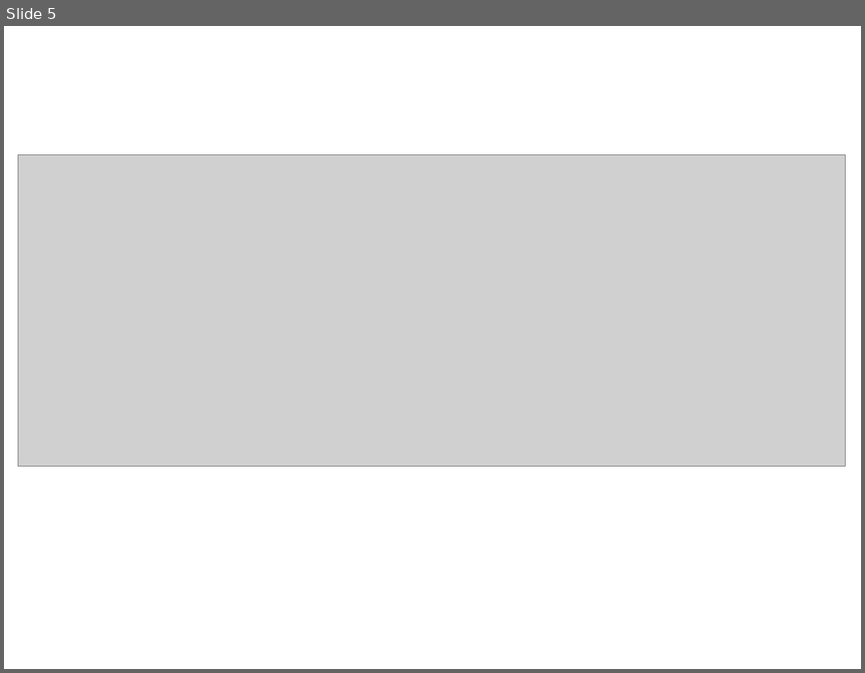
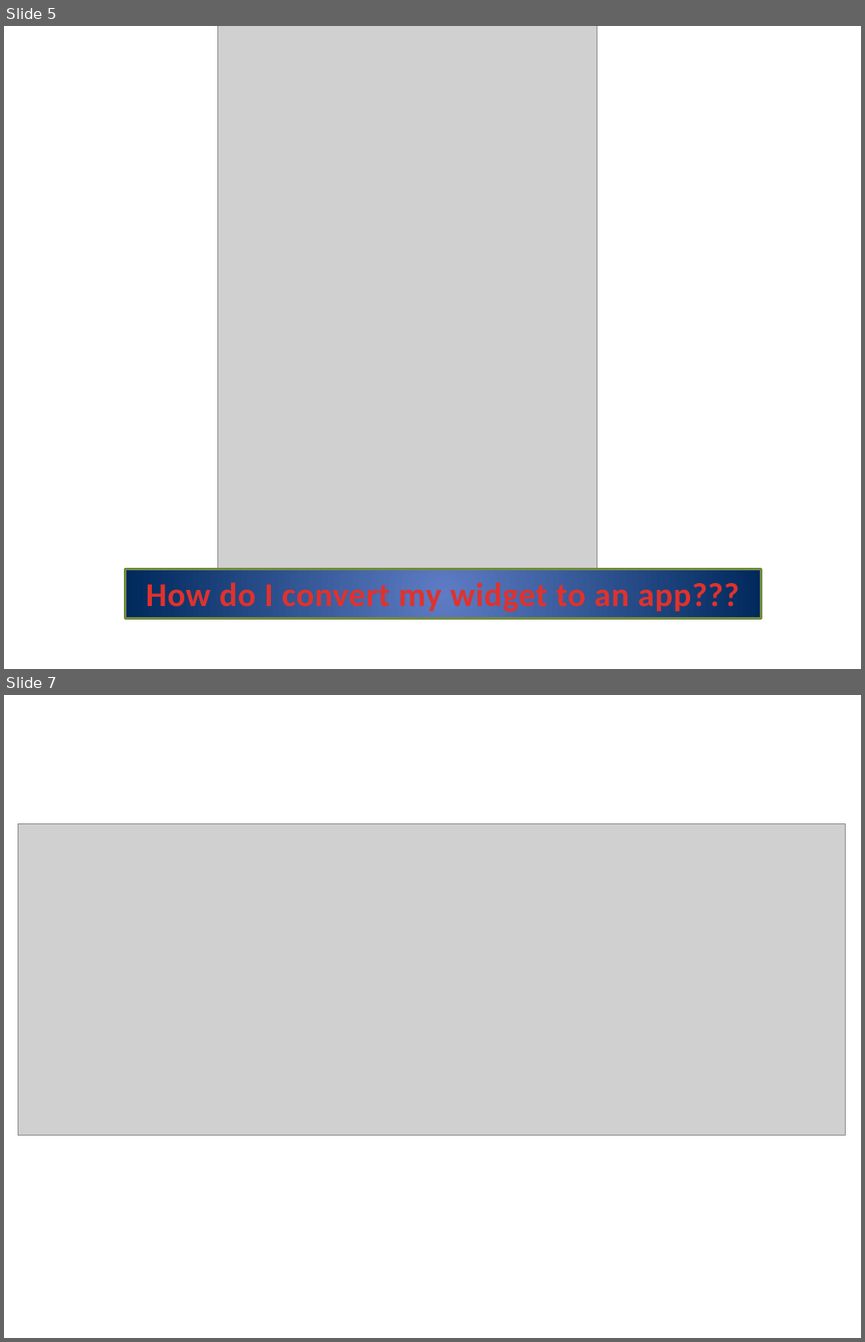
Before and after one commit to wayko/ZendeskApp, a slide deck: PowerPoint/How to make an app for Zendesk.pptx. Shown one above the other, each under a label of ours: slide 5 before the commit, slides 5 and 7 after it; the slides between them are not shown. The pictures are 865x673 and 865x1342 pixels, drawn with LibreOffice and Linux fonts; fonts in the diff are those of the drawing; grey boxes stand for pictures. Boxes give left, top, right and bottom in pixels: in the first picture for what was removed or moved away, otherwise in the second. Text is boxed around its words. In the diff, an @@ line names an element or a change of style, - is before the commit and + after.

```diff
--- a/PowerPoint/How to make an app for Zendesk.pptx
+++ b/PowerPoint/How to make an app for Zendesk.pptx
@@ slide 5 added at (x1=4, y1=26, x2=861, y2=669), background #FFFFFF @@
@@ picture added at (x1=218, y1=26, x2=597, y2=593) @@
@@ rectangle added at (x1=126, y1=569, x2=761, y2=618), fill gradient #5E7CC5 to #00295C, outline #738A42 2 pt, 28 pt, text gradient #E0322D to #A2201C, bold @@
+How do I convert my widget to an app???
@@ what was slide 5 is now slide 7 @@
```
Also in this commit, not shown: 2 other slides added.
